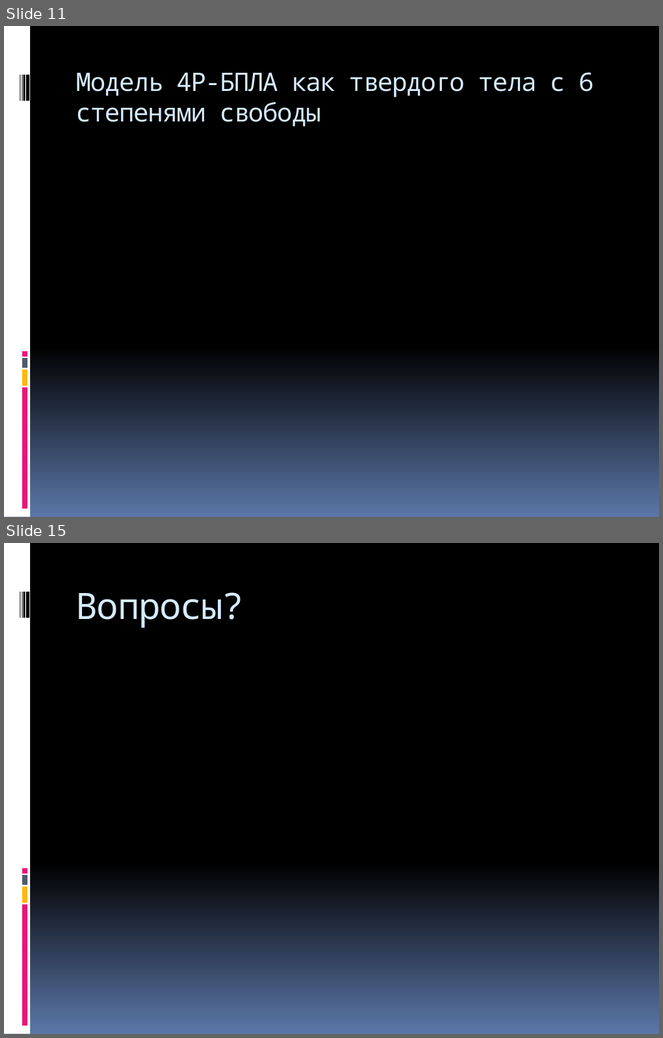
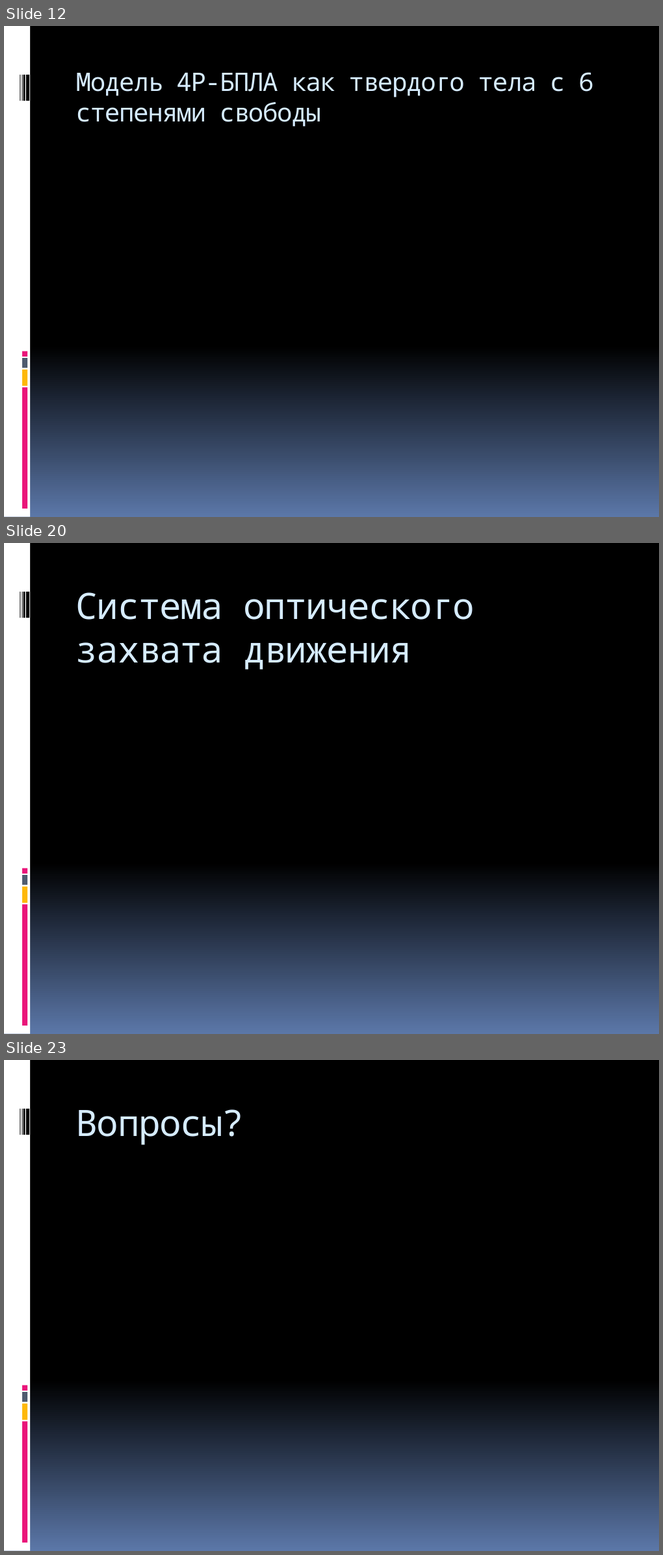
Before and after one commit to yaceq/quadro-xds, a slide deck: Docs/Medias2012.pptx. Shown one above the other, each under a label of ours: slides 11 and 15 before the commit, slides 12, 20 and 23 after it; the slides between them are not shown. The pictures are 663x1038 and 663x1555 pixels, drawn with LibreOffice and Linux fonts; fonts in the diff are those of the drawing. Boxes give left, top, right and bottom in pixels: in the first picture for what was removed or moved away, otherwise in the second. Text is boxed around its words. In the diff, an @@ line names an element or a change of style, - is before the commit and + after.

```diff
--- a/Docs/Medias2012.pptx
+++ b/Docs/Medias2012.pptx
@@ slide 20 added at [4,543,659,1034], background gradient #000000 to #5B77A8; not listed: 9 template elements that a slide beside it also shows @@
@@ title added at [76,592,474,670], 40 pt, text #D6ECFF @@
+Система оптического захвата движения
@@ what was slide 11 is now slide 12 @@
@@ what was slide 15 is now slide 23 @@
```
Also in this commit, not shown: 2 slides changed, 8 other slides added, 1 slide removed, 1 other file.
